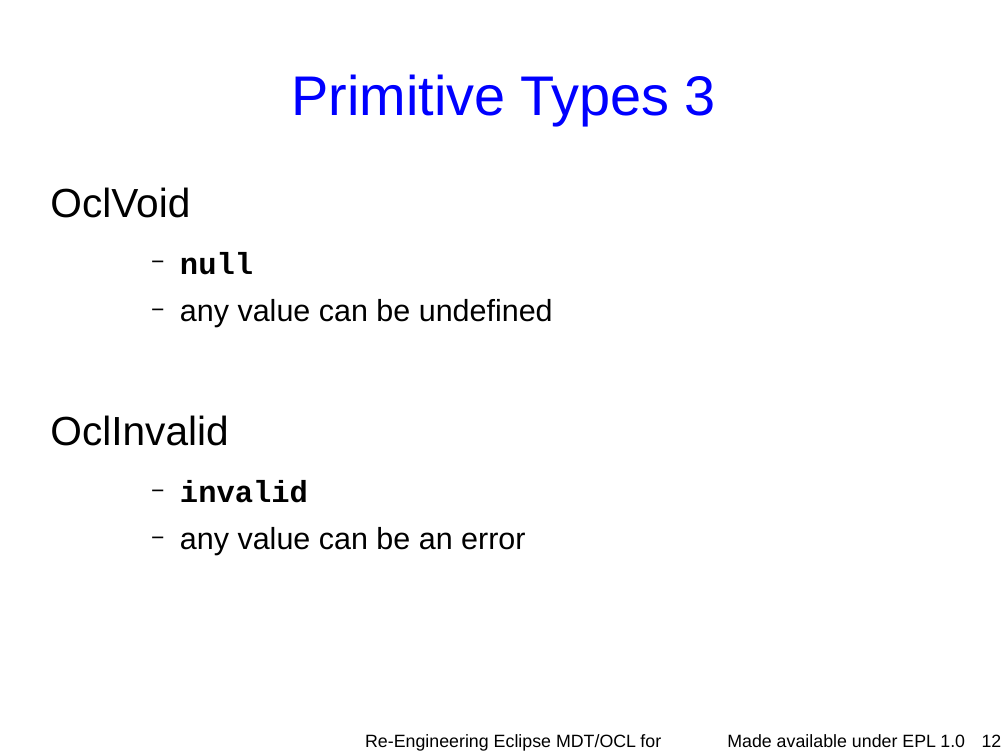
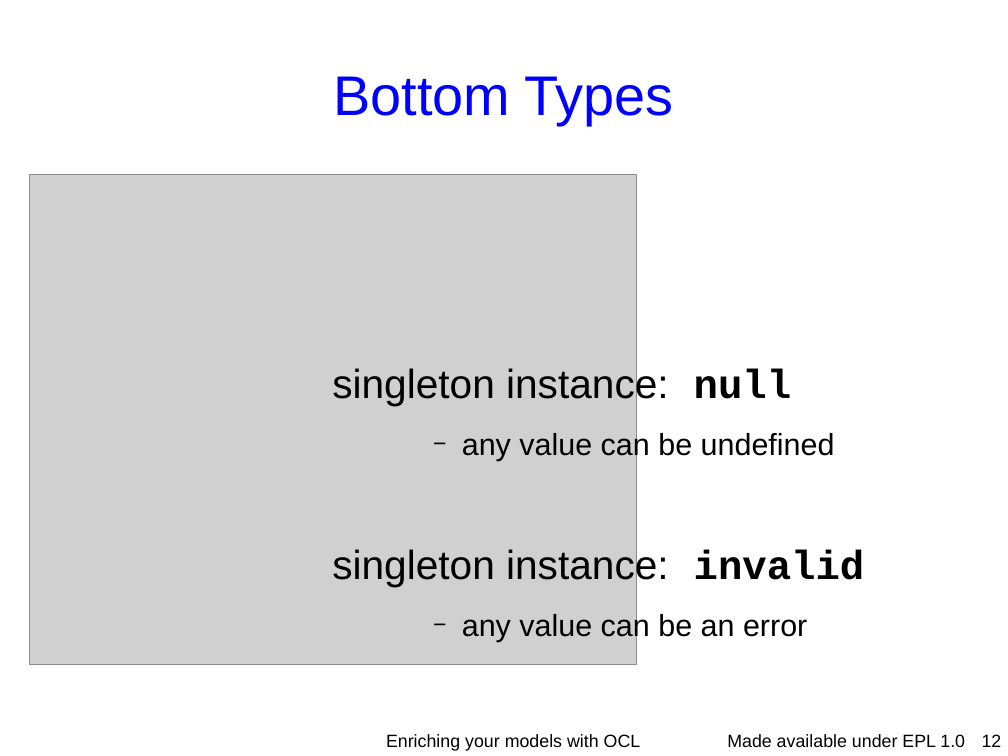
Before and after one commit to eclipse-ocl/ocl-website, a slide deck: slide 12 of ocl/docs/publications/ESE2010LongTalk/EnrichingWithOCL.odp. Drawn at 1008x756 pixels with LibreOffice and Linux fonts; fonts in the diff are those of the drawing; grey boxes stand for pictures; background and template pictures are left out. Boxes give left, top, right and bottom in pixels: in the first picture for what was removed or moved away, otherwise in the second. Text is boxed around its words. In the diff, an @@ line names an element or a change of style, - is before the commit and + after.

```diff
--- a/ocl/docs/publications/ESE2010LongTalk/EnrichingWithOCL.odp
+++ b/ocl/docs/publications/ESE2010LongTalk/EnrichingWithOCL.odp
@@ title at (x1=333, y1=76, x2=674, y2=125): text changed @@
-Primitive Types 3
+Bottom Types
@@ picture added at (x1=29, y1=174, x2=637, y2=664) @@
@@ text "singleton instance: null" moved from (x1=50, y1=187, x2=553, y2=555) to (x1=332, y1=366, x2=865, y2=642) @@
@@ text at (x1=332, y1=366, x2=792, y2=406): text changed @@
-OclVoid
-    − null
+singleton instance: null
@@ text at (x1=332, y1=547, x2=865, y2=587): text changed @@
-OclInvalid
-    − invalid
+singleton instance: invalid
@@ text at (x1=386, y1=734, x2=641, y2=751): text changed @@
-Re-Engineering Eclipse MDT/OCL for Xtext
+Enriching your models with OCL
```
Also in this commit, not shown: 29 other slides changed, 12 slides added, 3 other files.
